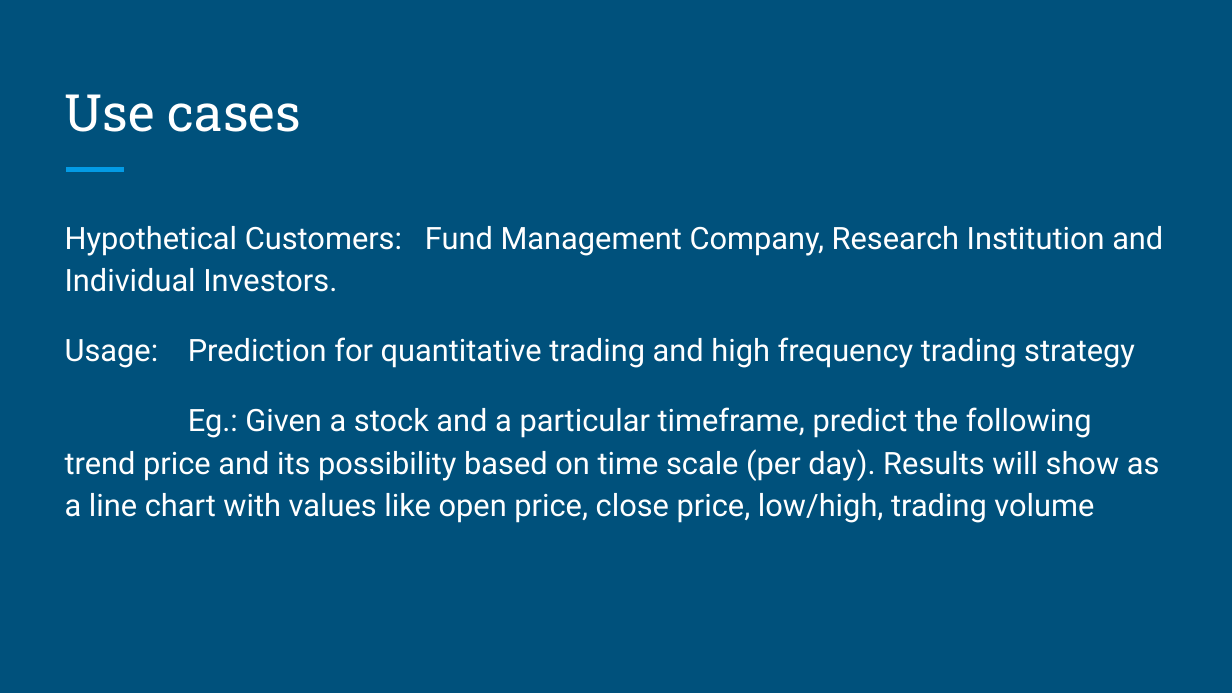
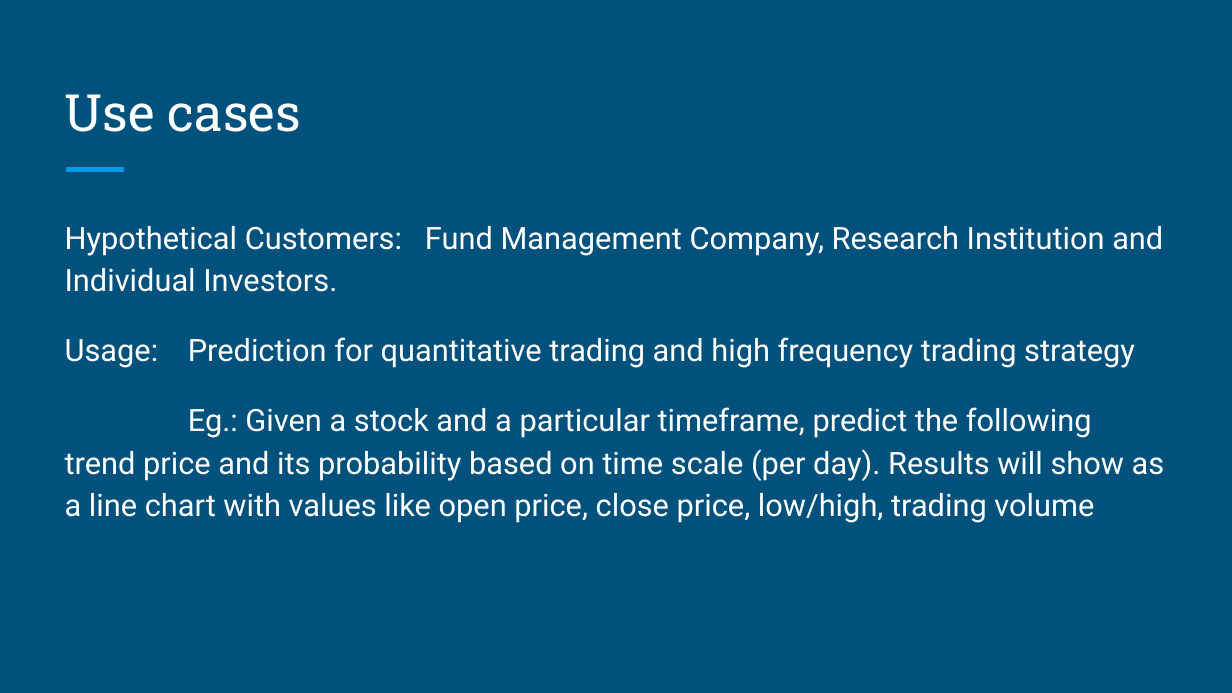
Before and after one commit to reasonwow/Stock_Prediction_Scala, a slide deck: slide 2 of Presentation/ScalaTeam9Planning.pptx. Drawn at 1232x693 pixels with LibreOffice and Linux fonts; fonts in the diff are those of the drawing. Boxes give left, top, right and bottom in pixels: in the first picture for what was removed or moved away, otherwise in the second. Text is boxed around its words. In the diff, an @@ line names an element or a change of style, - is before the commit and + after.

Commit message:
Update the ppt

```diff
--- a/Presentation/ScalaTeam9Planning.pptx
+++ b/Presentation/ScalaTeam9Planning.pptx
@@ text at (65,407,1165,523): text changed @@
-Eg.: Given a stock and a particular timeframe, predict the following trend price and its possibility based on time scale (per day). Results will show as a line chart with values like open price, close price, low/high, trading volume
+Eg.: Given a stock and a particular timeframe, predict the following trend price and its probability based on time scale (per day). Results will show as a line chart with values like open price, close price, low/high, trading volume
```
Also in this commit, not shown: 2 other slides changed.
